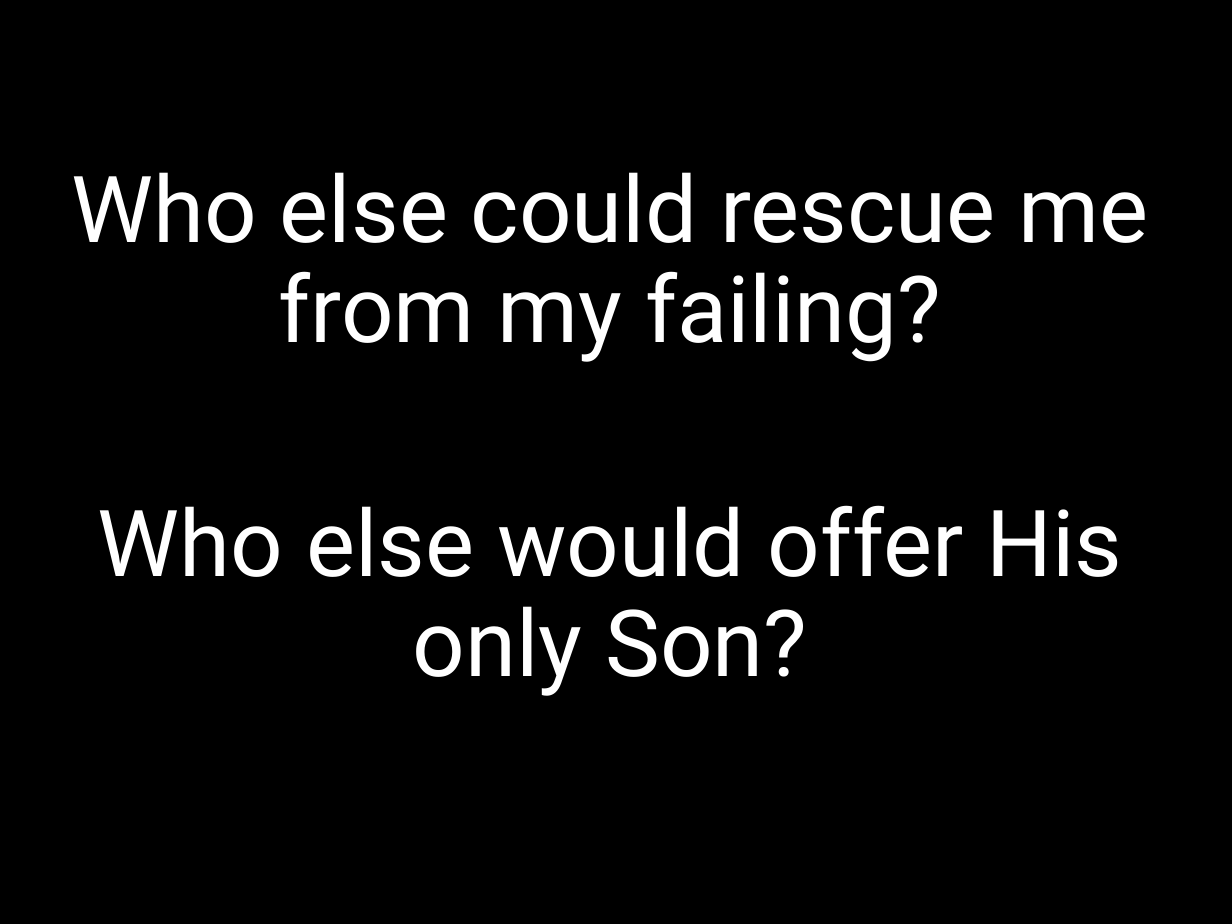
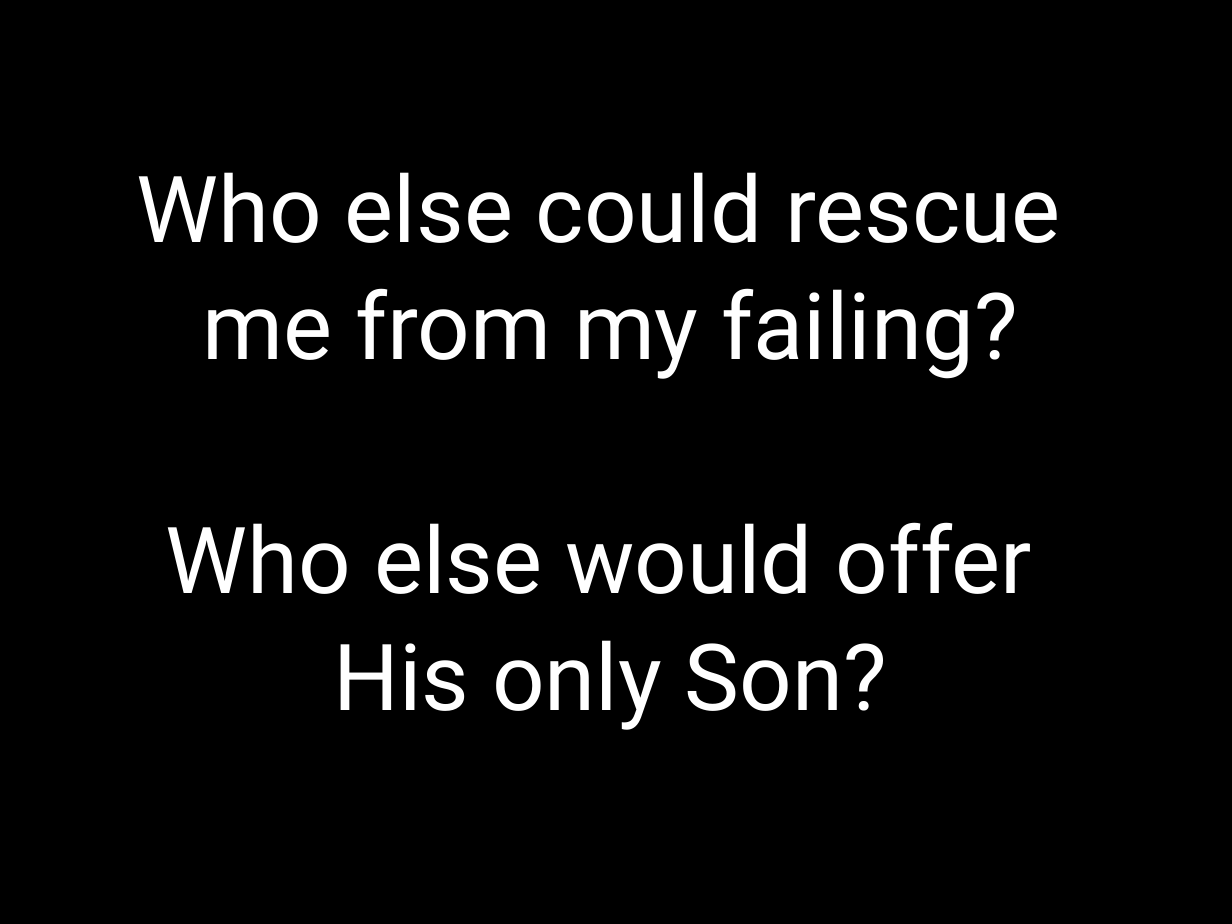
Before and after one commit to kendall412/worship, a slide deck: slide 14 of Only a Holy God.pptx (slide 12 before the commit). Drawn at 1232x924 pixels with LibreOffice and Linux fonts; fonts in the diff are those of the drawing. Boxes give left, top, right and bottom in pixels: in the first picture for what was removed or moved away, otherwise in the second. Text is boxed around its words. In the diff, an @@ line names an element or a change of style, - is before the commit and + after.

```diff
--- a/Only a Holy God.pptx
+++ b/Only a Holy God.pptx
@@ subtitle at [137,172,1060,730]: text changed @@
-Who else could rescue me from my failing?
-Who else would offer His only Son?
+Who else could rescue
+me from my failing?
+Who else would offer
+His only Son?
```
Also in this commit, not shown: 4 other slides changed, 2 slides added, 11 other files.
